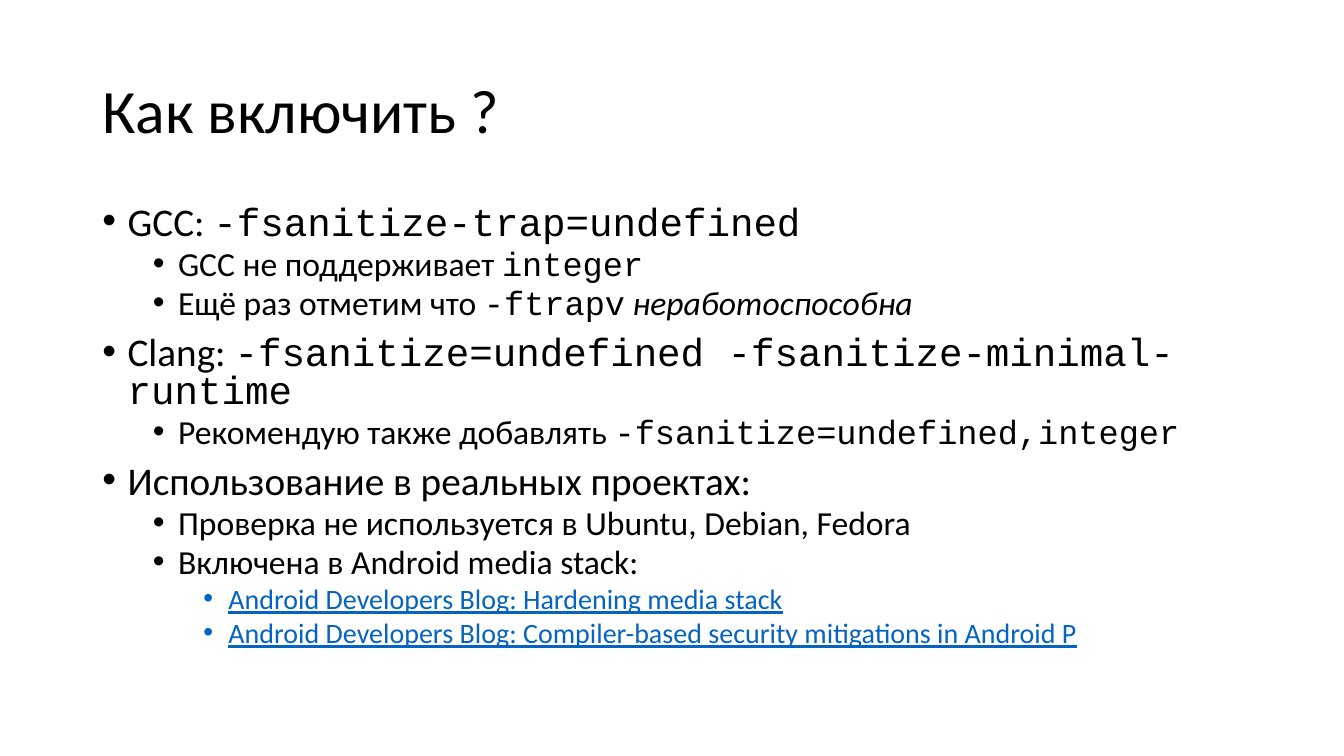
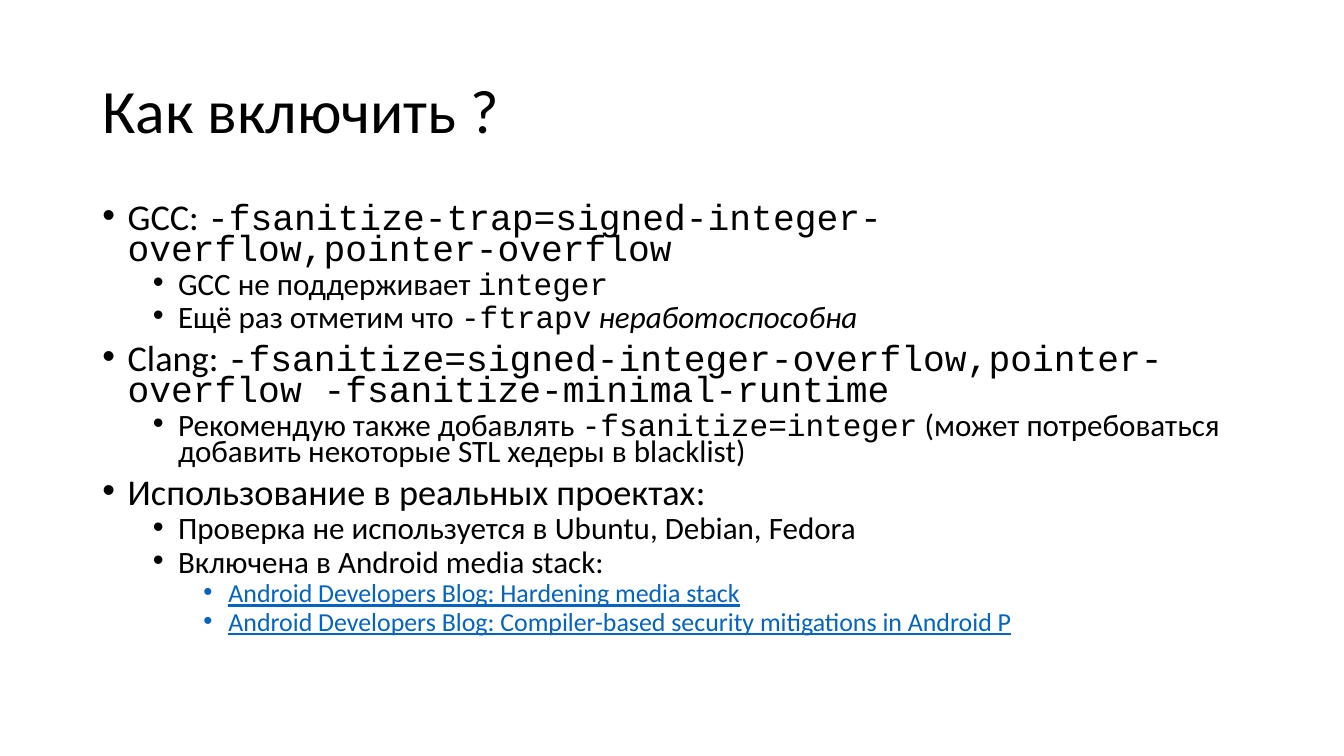
Before and after one commit to yugr/slides, a slide deck: slide 64 of CppZeroCost/2025/RU.pptx (slide 63 before the commit). Drawn at 1344x756 pixels with LibreOffice and Linux fonts; fonts in the diff are those of the drawing. Boxes give left, top, right and bottom in pixels: in the first picture for what was removed or moved away, otherwise in the second. Text is boxed around its words. In the diff, an @@ line names an element or a change of style, - is before the commit and + after.

```diff
--- a/CppZeroCost/2025/RU.pptx
+++ b/CppZeroCost/2025/RU.pptx
@@ text at (128,204,882,269): text changed; size 28 to 25.9 pt @@
-• GCC: -fsanitize-trap=undefined
+• GCC: -fsanitize-trap=signed-integer-overflow,pointer-overflow
@@ text at (128,272,1011,636): size 24 to 22.2 pt in "GCC не поддерживает integer", "Ещё раз отметим что -ftrapv неработоспособна", "Проверка не используется в Ubuntu, Debian, Fedora", "Включена в Android media stack:"; size 28 to 25.9 pt in "Использование в реальных проектах:"; size 20 to 18.5 pt in "Android Developers Blog: Hardening media stack", "Android Developers Blog: Compiler-based security mitigations ..."; line spacing 0.8 to 0.7 @@
@@ text at (128,345,1220,467): text changed; size 28 to 22.2 pt @@
-• Clang: -fsanitize=undefined -fsanitize-minimal-runtime
-  • Рекомендую также добавлять -fsanitize=undefined,integer
+• Clang: -fsanitize=signed-integer-overflow,pointer-overflow -fsanitize-minimal-runtime
+  • Рекомендую также добавлять -fsanitize=integer (может потребоваться добавить некоторые STL хедеры в blacklist)
```
Also in this commit, not shown: 1 other slide changed, 1 slide added, 1 other file.
